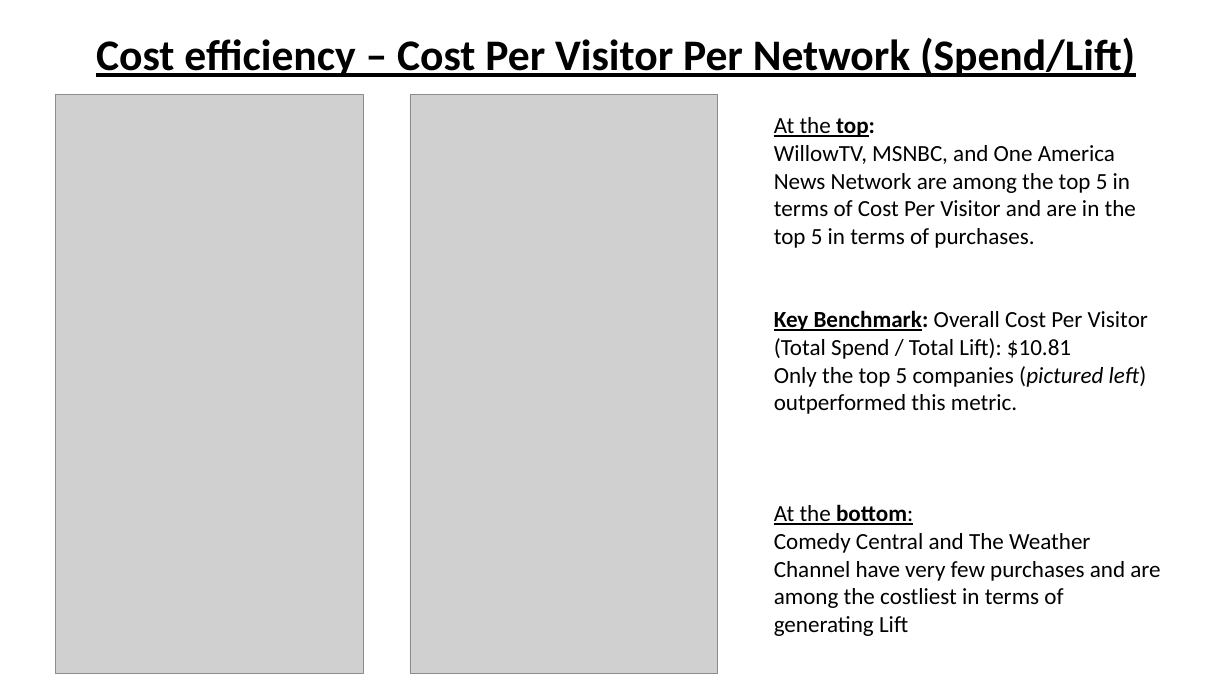
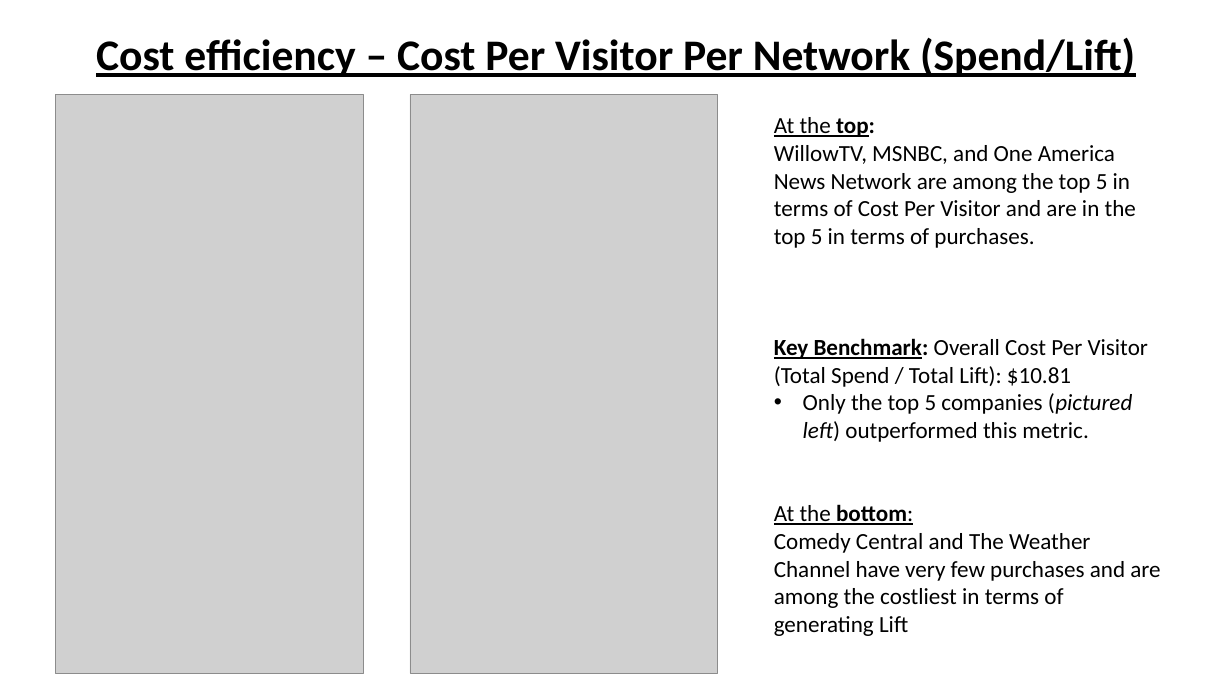
Before and after one commit to papir805/telepulse_ad_campaign_report, a slide deck: slide 5 of companyxyz_presentation copy.pptx. Drawn at 1232x693 pixels with LibreOffice and Linux fonts; fonts in the diff are those of the drawing; grey boxes stand for pictures. Boxes give left, top, right and bottom in pixels: in the first picture for what was removed or moved away, otherwise in the second. Text is boxed around its words. In the diff, an @@ line names an element or a change of style, - is before the commit and + after.

```diff
--- a/companyxyz_presentation copy.pptx
+++ b/companyxyz_presentation copy.pptx
@@ text at box(803, 393, 1132, 442): bullet none to • @@
```
Also in this commit, not shown: 15 other slides changed, 4 other files.
